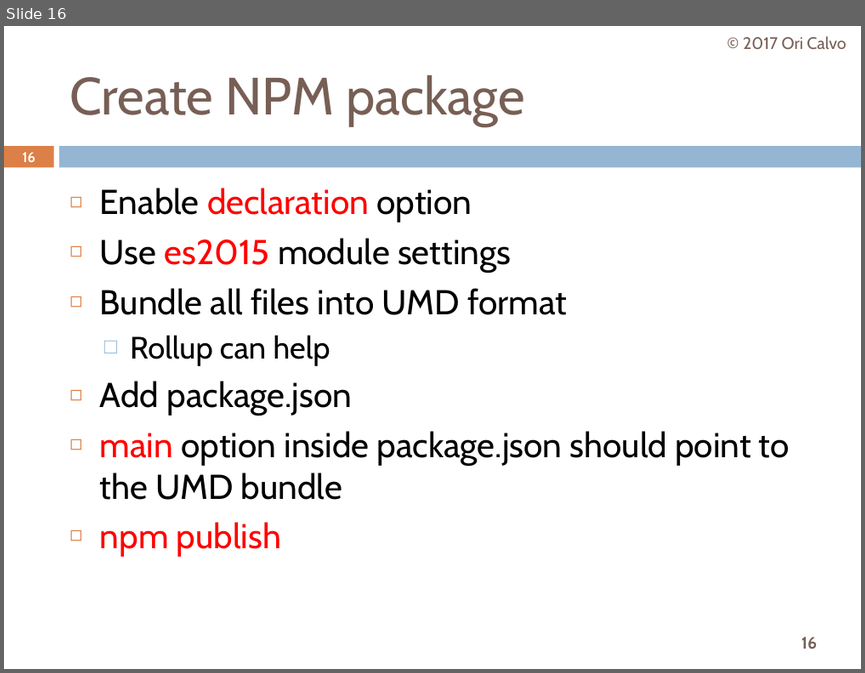
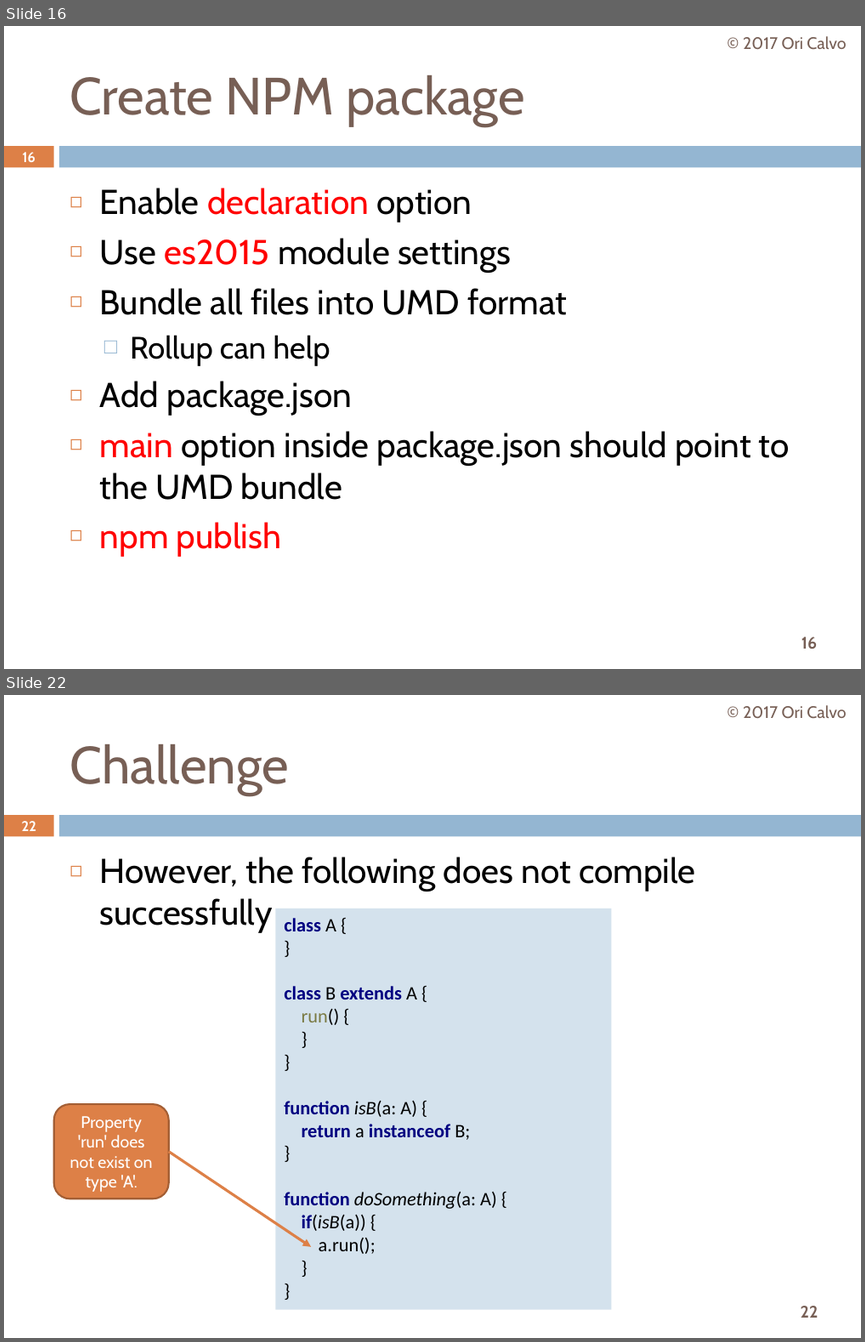
Before and after one commit to oricalvo/meetup-typescript-tips-and-tricks, a slide deck: Typescript Tips & Tricks.pptx. Shown one above the other, each under a label of ours: slide 16 before the commit, slides 16 and 22 after it; the slides between them are not shown. The pictures are 865x673 and 865x1342 pixels, drawn with LibreOffice and Linux fonts; fonts in the diff are those of the drawing; background and template pictures are left out. Boxes give left, top, right and bottom in pixels: in the first picture for what was removed or moved away, otherwise in the second. Text is boxed around its words. In the diff, an @@ line names an element or a change of style, - is before the commit and + after.

```diff
--- a/Typescript Tips & Tricks.pptx
+++ b/Typescript Tips & Tricks.pptx
@@ slide 22 added at [4,695,861,1338], background #FFFFFF; not listed: 3 template elements that a slide beside it also shows @@
@@ text added at [743,705,846,719], 14 pt, text #775F55 @@
+© 2017 Ori Calvo
@@ title added at [69,744,289,795], 44 pt, text #775F55 @@
+Challenge
@@ page number added at [22,821,37,831], 11.9 pt, text #FFFFFF, bold @@
+22
@@ text added at [100,857,696,933], 29 pt, text #000000 @@
+◻ However, the following does not compile successfully
@@ rectangle added at [276,908,612,1310], fill #D4E2ED, 16 pt, text #000000 @@
+class A {
+}
+class B extends A {
+run() {
+}
+}
+function isB(a: A) {
+return a instanceof B;
+}
+function doSomething(a: A) {
+if(isB(a)) {
+a.run();
+}
+}
@@ rounded rectangle added at [53,1104,169,1198], fill #DD8047, outline #A35F35 1.5 pt, 14 pt, text #FFFFFF @@
+Property 'run' does not exist on type 'A'.
@@ arrow added from (169, 1151) to (311, 1247), #DD8047 2.25 pt @@
```
Also in this commit, not shown: 11 other slides added.
